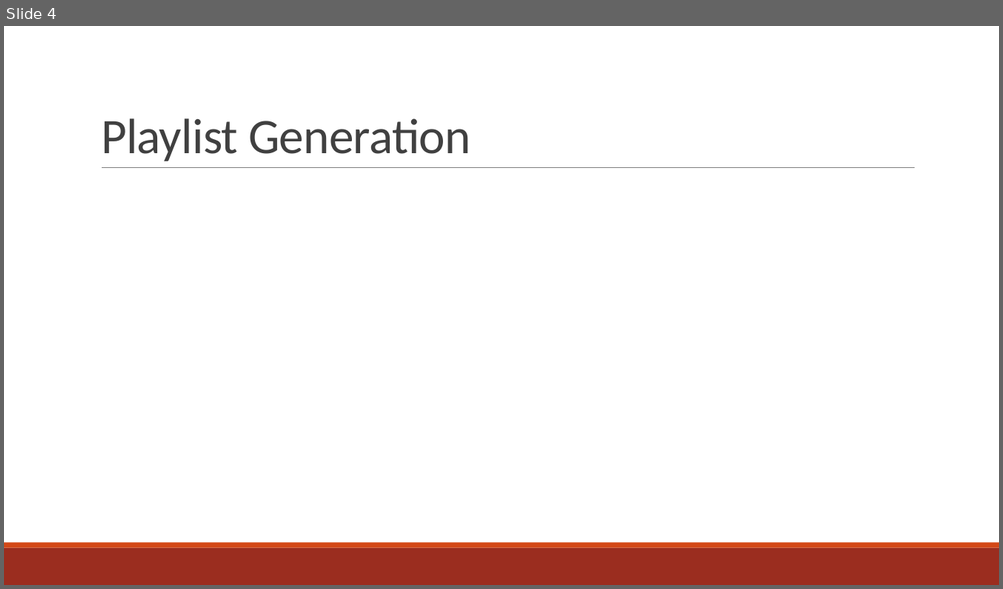
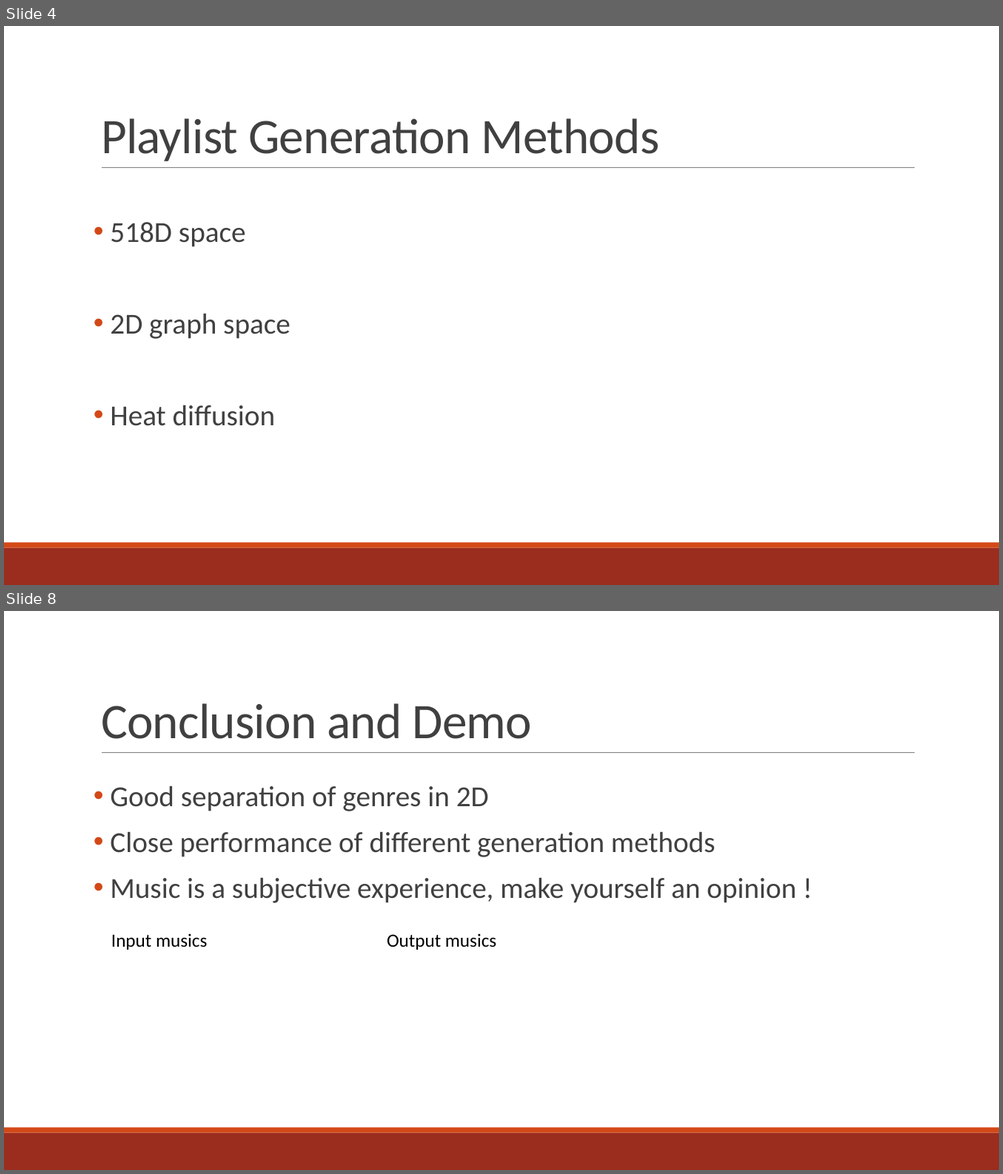
Before and after one commit to TTimTT/NTDS_Project, a slide deck: Project/Oral/Project_Presentation.pptx. Shown one above the other, each under a label of ours: slide 4 before the commit, slides 4 and 8 after it; the slides between them are not shown. The pictures are 1003x589 and 1003x1174 pixels, drawn with LibreOffice and Linux fonts; fonts in the diff are those of the drawing. Boxes give left, top, right and bottom in pixels: in the first picture for what was removed or moved away, otherwise in the second. Text is boxed around its words. In the diff, an @@ line names an element or a change of style, - is before the commit and + after.

```diff
--- a/Project/Oral/Project_Presentation.pptx
+++ b/Project/Oral/Project_Presentation.pptx
@@ slide 8 added at <box>4,611,999,1170</box>, background #FFFFFF; not listed: 3 template elements that a slide beside it also shows @@
@@ title added at <box>101,703,532,739</box>, 48 pt, text #404040 @@
+Conclusion and Demo
@@ text added at <box>110,786,796,903</box>, 28 pt, text #404040 @@
+• Good separation of genres in 2D
+• Close performance of different generation methods
+• Music is a subjective experience, make yourself an opinion !
@@ text added at <box>111,934,207,950</box>, 18 pt, text #000000 @@
+Input musics
@@ text added at <box>387,934,496,950</box>, 18 pt, text #000000 @@
+Output musics
@@ slide 4 changed as well @@
@@ title at <box>101,118,659,161</box>: text changed @@
-Playlist Generation
+Playlist Generation Methods
@@ text added at <box>110,222,290,426</box>, 28 pt, text #404040 @@
+• 518D space
+• 2D graph space
+• Heat diffusion
```
Also in this commit, not shown: 3 other slides changed, 3 other slides added, 4 slides removed.
